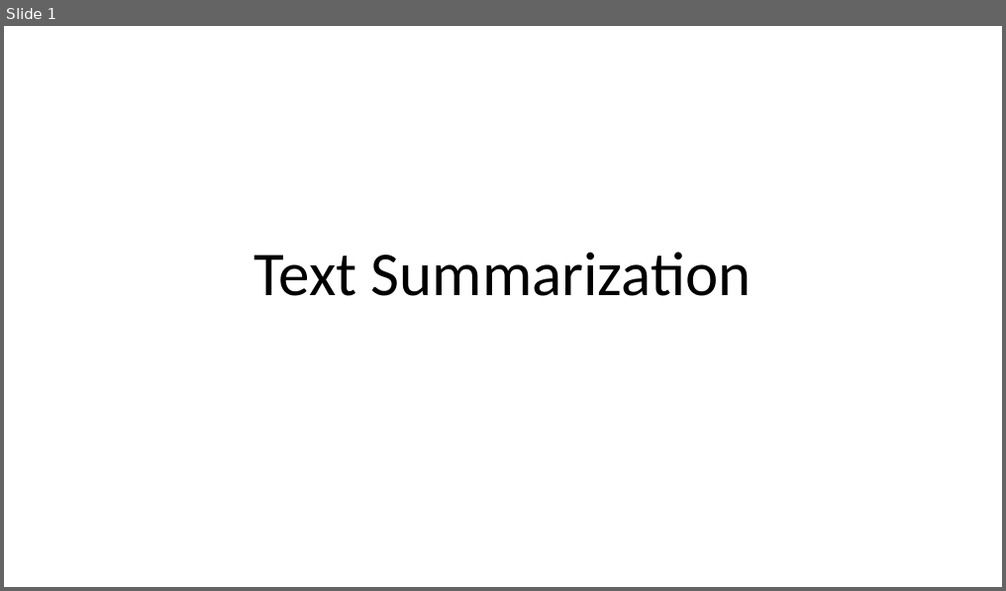
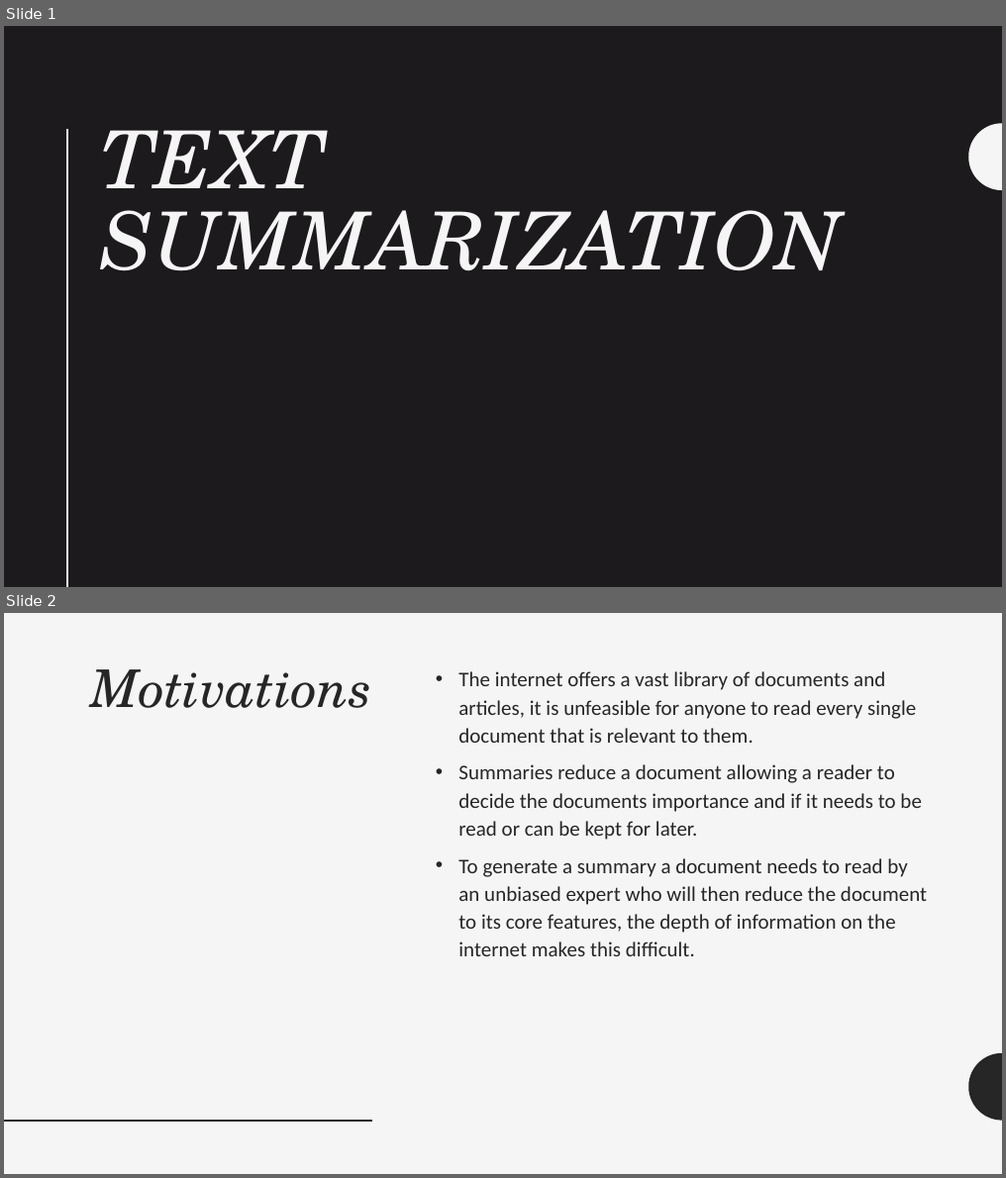
Before and after one commit to mhserry/F21AA, a slide deck: CW2/ResearchReport/Text Summarization.pptx. Shown one above the other, each under a label of ours: slide 1 before the commit, slides 1 and 2 after it. The pictures are 1006x591 and 1006x1178 pixels, drawn with LibreOffice and Linux fonts; fonts in the diff are those of the drawing. Boxes give left, top, right and bottom in pixels: in the first picture for what was removed or moved away, otherwise in the second. Text is boxed around its words. In the diff, an @@ line names an element or a change of style, - is before the commit and + after.

```diff
--- a/CW2/ResearchReport/Text Summarization.pptx
+++ b/CW2/ResearchReport/Text Summarization.pptx
@@ slide 2 added at [4, 613, 1002, 1174], background #F5F5F5 @@
@@ title added at [90, 669, 372, 708], 50 pt, text #262626, italic @@
+Motivations
@@ text added at [458, 671, 927, 957], 20 pt, text #262626 @@
+• The internet offers a vast library of documents and articles, it is unfeasible for anyone to read every single document that is relevant to them.
+• Summaries reduce a document allowing a reader to decide the documents importance and if it needs to be read or can be kept for later.
+• To generate a summary a document needs to read by an unbiased expert who will then reduce the document to its core features, the depth of information on the internet makes this difficult.
@@ freeform shape added at [969, 1054, 1002, 1121], fill #262626 @@
@@ line added from (4, 1121) to (372, 1121), #262626 2 pt @@
@@ slide 1 changed as well @@
@@ background #FFFFFF to #1D1A1D @@
@@ line added from (67, 129) to (67, 587), #F5F5F5 2 pt @@
@@ title "TEXT SUMMARIZATION" at [101, 130, 842, 272]: vertical alignment bottom to top @@
@@ title at [101, 130, 842, 272]: text changed; size 60 to 77 pt; font Calibri to TeX Gyre Schola; text colour #000000 to #F5F5F5; italic on @@
-Text Summarization
+TEXT SUMMARIZATION
@@ freeform shape added at [969, 123, 1002, 190], fill #F5F5F5 @@
```
Also in this commit, not shown: 2 other slides changed, 6 other slides added, 2 slides removed, 1 other file.
